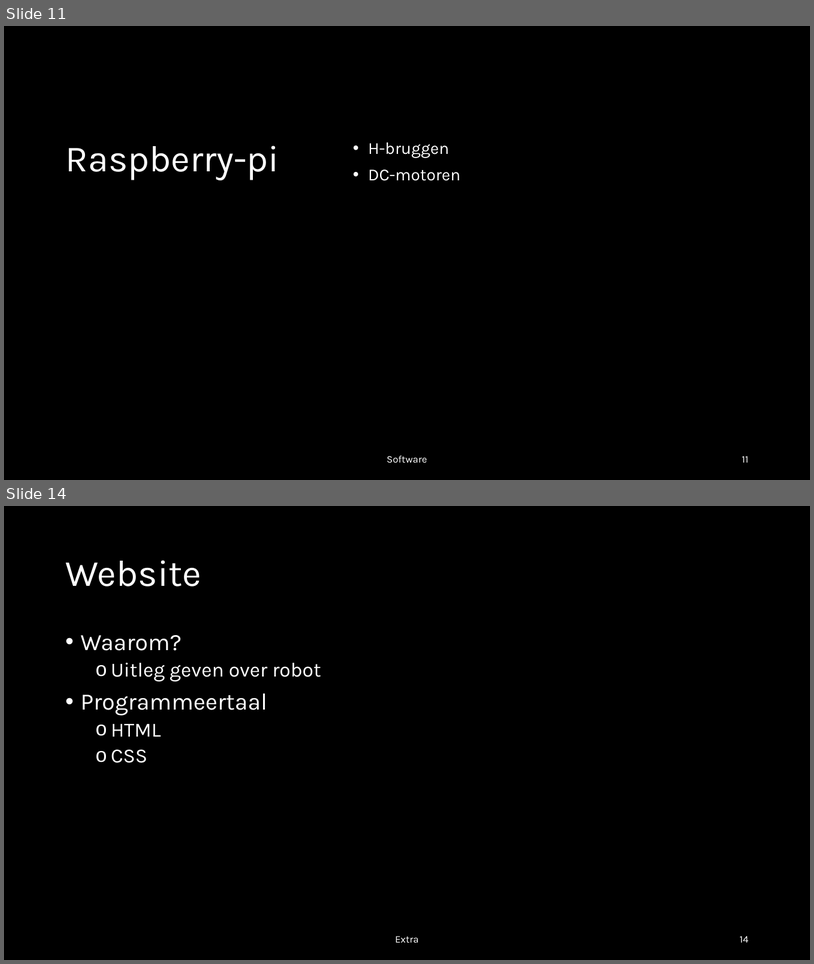
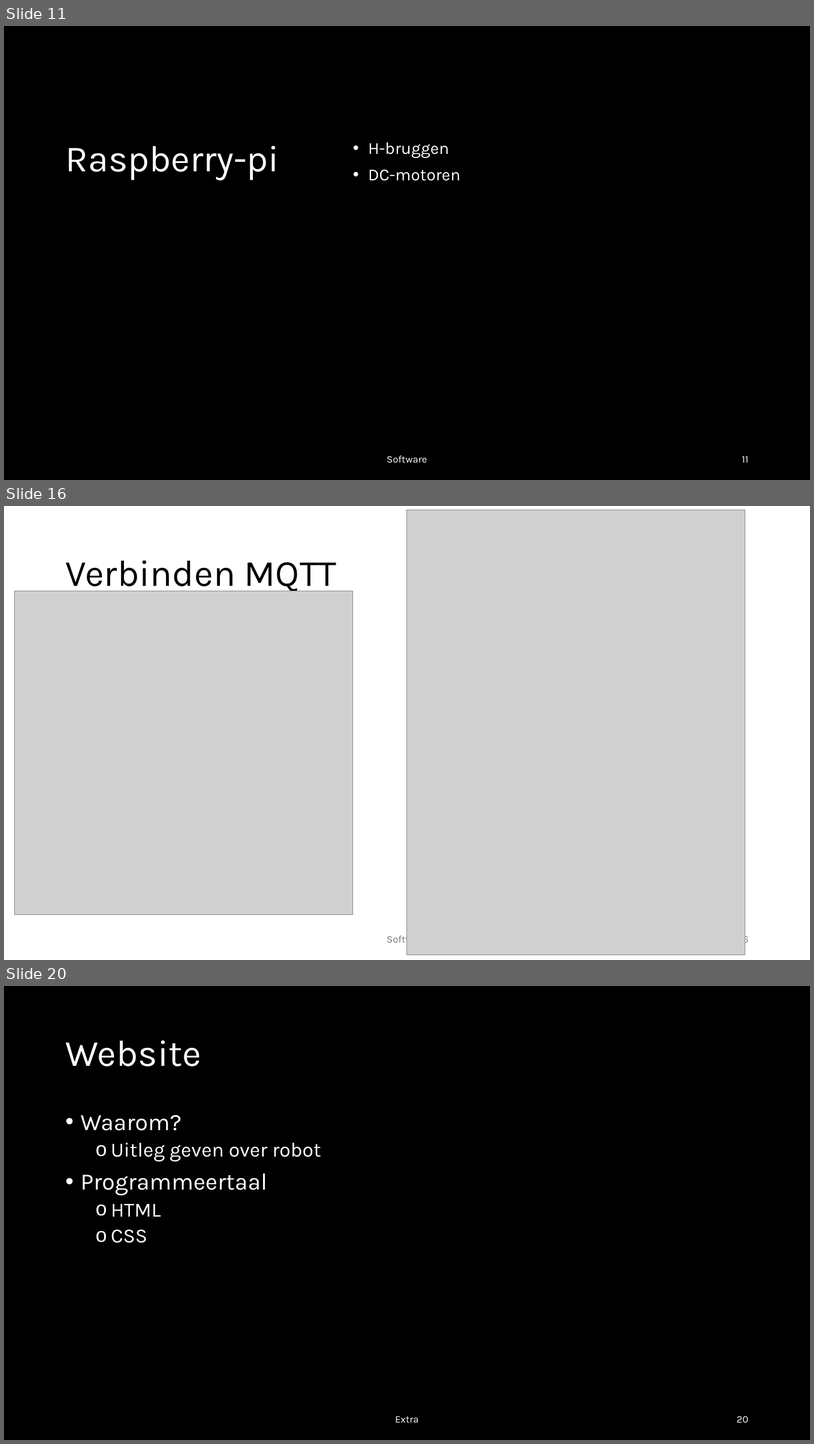
Before and after one commit to Nowie69/Eindproject-Robot-6ICW, a slide deck: Robot met mecanum wheels.pptx. Shown one above the other, each under a label of ours: slides 11 and 14 before the commit, slides 11, 16 and 20 after it; the slides between them are not shown. The pictures are 814x964 and 814x1444 pixels, drawn with LibreOffice and Linux fonts; fonts in the diff are those of the drawing; grey boxes stand for pictures; background and template pictures are left out; a plain dark background stands for a picture behind light text. Boxes give left, top, right and bottom in pixels: in the first picture for what was removed or moved away, otherwise in the second. Text is boxed around its words. In the diff, an @@ line names an element or a change of style, - is before the commit and + after.

```diff
--- a/Robot met mecanum wheels.pptx
+++ b/Robot met mecanum wheels.pptx
@@ slide 16 added at (4, 506, 810, 960), background #FFFFFF @@
@@ picture added at (408, 510, 746, 954) @@
@@ title added at (65, 560, 337, 595), 44 pt, text #000000 @@
+Verbinden MQTT
@@ picture added at (14, 591, 353, 915) @@
@@ text added at (387, 933, 427, 945), 12 pt, text #797979 @@
+Software
@@ page number added at (740, 933, 749, 945), 12 pt, text #797979 @@
+16
@@ what was slide 14 is now slide 20 @@
@@ page number at (737, 1416, 749, 1422): text changed @@
-14
+20
```
Also in this commit, not shown: 3 slides changed, 5 other slides added.
